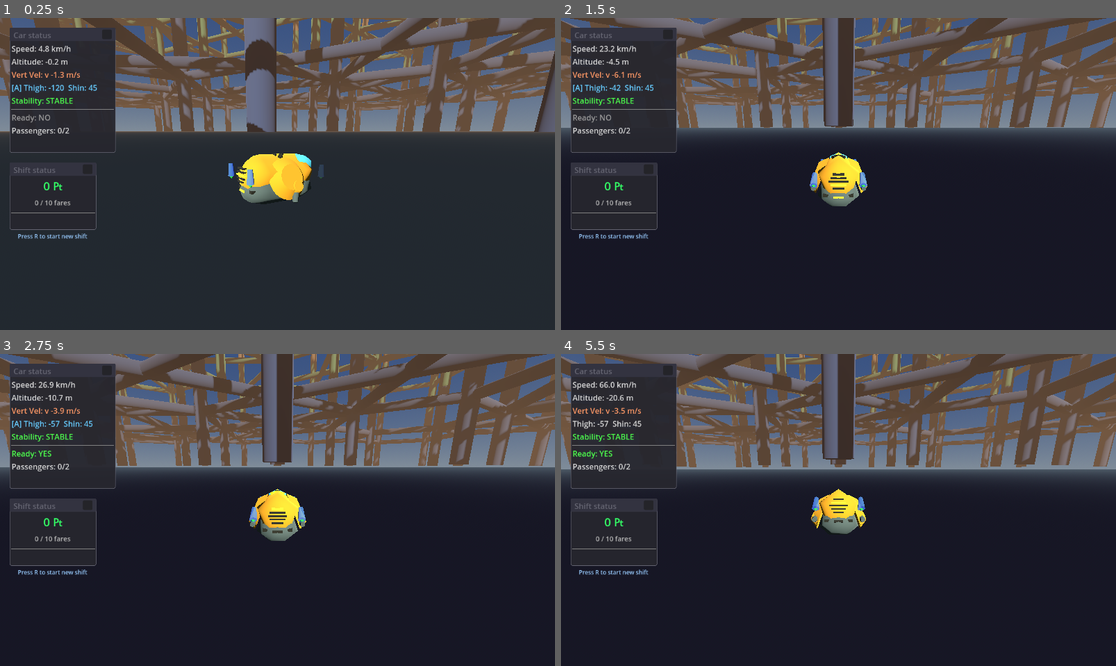
Above: before the commit, frames 1-4 (two rows, left to right).
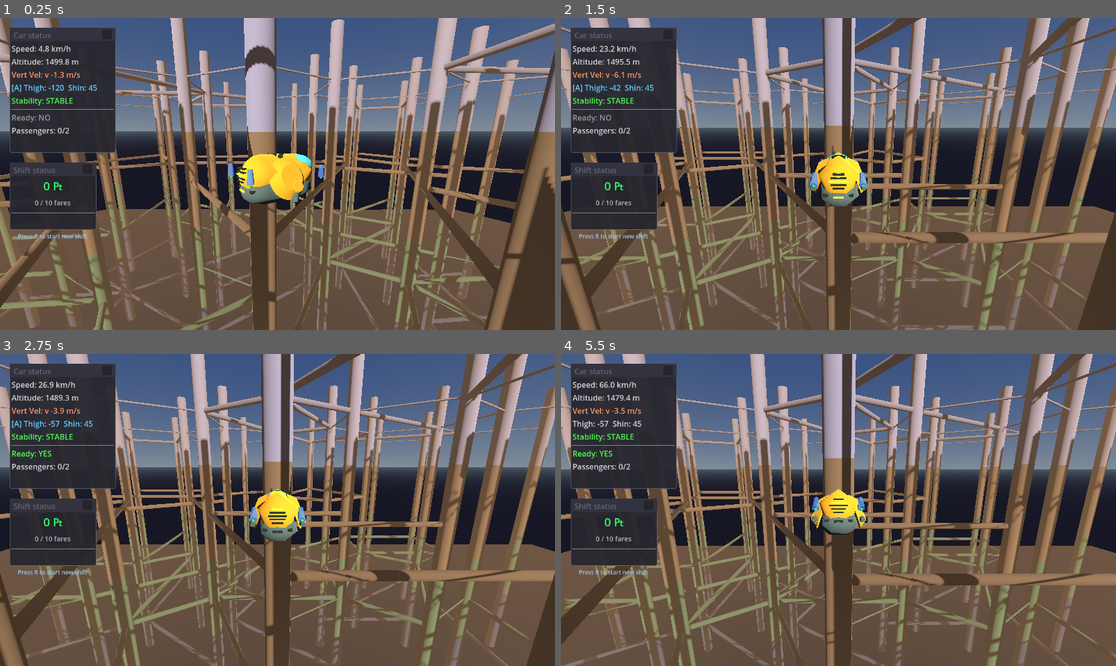
Above: after the commit, the same moments.

Repository: TaxiService/fcar
Game: Godot game, scene res://city/city_test.tscn
The game is run twice, just before and just after one commit, with the same random seed, the same clock (stepped at 60 frames per second) and the same inputs. This scene is started directly instead of the project's main scene.
Inputs (mouse positions are in pixels of both pictures, inside the frame that each line leads up to):
- Up to frame 1 (0.25 s): no input
- Up to frame 2 (1.5 s): tap R (toggle_ready_for_fares) at 0.5, 1.25 s; move the mouse to (866, 174) at 0.52 s; hold C (crouch) 0.53-1.28 s; hold W (forward) from 0.53 s (still down); click (866, 174) at 0.67 s; tap Space (jump) at 0.77 s; move the mouse to (810, 174) at 1.27 s; tap T (eject_passengers) at 1.35 s
- Up to frame 3 (2.75 s): keep holding W (forward); tap Space (jump) at 1.52 s; tap R (toggle_ready_for_fares) at 2 s; move the mouse to (288, 503) at 2.02 s; tap V (toggle_auto_hover) at 2.1 s
- Up to frame 4 (5.5 s): keep holding W (forward); tap R (toggle_ready_for_fares) at 2.75, 3.5, 3.6, 4.25 s; move the mouse to (832, 516) at 2.77 s; tap Ctrl (toggle_com_compensation) at 2.85 s; click (832, 516) at 2.92 s; tap Space (jump) at 3.02, 3.77, 4.52 s; move the mouse to (877, 513) at 3.52 s; move the mouse to (794, 506) at 4.27 s; tap Alt at 4.35 s; move the mouse to (844, 510) at 5.02 s; hold Shift from 5.03 s (still down); click (844, 510) at 5.17 s

The runs differ from the first frame. In frame 1, 68% of the frame differs, in the area x 0-100%, y 0-100%; in frame 2, 67%; in frame 3, 67%; in frame 4, 67%.

Commit message:
Per-biome edge patterns, weighted crosslinks, overlap avoidance
- Separate radii for edge connectors (4m) vs crosslinks (12m)
- Edge patterns now specified per-biome via biome_edge_patterns array
- Edge patterns no longer rotate (deterministic placement)
- Crosslinks use weighted random selection via pattern_weights dict
- Track used edges to prevent overlapping connectors
- Revised crosslink pattern library with new shapes

Co-Authored-By: Claude Opus 4.5 <noreply@anthropic.com>

Diff:
--- a/city/CityGenerator.gd
+++ b/city/CityGenerator.gd
@@ -14,25 +14,53 @@
 @export var biome_count: int = 4  # Number of vertical sections
 
 # Connector settings
-@export var connector_radius: float = 10.0  # 20m diameter beams
+@export var edge_connector_radius: float = 4.0  # Edge connectors (along hex edges)
+@export var crosslink_radius: float = 12.0  # Crosslinks (internal pattern connectors)
 @export var connectors_per_biome: int = 1  # How many connector levels per biome section
+
+# Edge connector patterns - which hex edges to connect (vertices 0-5, edges are adjacent pairs)
+const EDGE_PATTERNS = {
+	"none": [],
+	"full": [[0,1], [1,2], [2,3], [3,4], [4,5], [5,0]],  # all 6 edges
+	"half_a": [[0,1], [2,3], [4,5]],  # alternating
+	"half_b": [[1,2], [3,4], [5,0]],  # alternating offset
+	"single": [[0,1]],  # just one edge
+}
+
+# Per-biome edge patterns (index = biome, from bottom to top)
+# Each biome uses exactly the pattern specified here
+@export var biome_edge_patterns: Array[String] = ["none", "none", "none", "full"]
 
 # Crosslink pattern library - vertex pairs within a hexagon (vertices 0-5)
 # These connect non-adjacent spires inside each hex
 const CROSSLINK_PATTERNS = {
-	"empty": [],
-	"cross": [[0, 3], [1, 4]],
-	"cross_alt": [[0, 3], [2, 5]],
-	"dagger": [[0, 3], [1, 5], [2, 4]],  # All opposite pairs
-	"triangle": [[0, 2], [2, 4], [4, 0]],
-	"triangle_alt": [[1, 3], [3, 5], [5, 1]],
-	"star": [[0, 2], [1, 3], [2, 4], [3, 5], [4, 0], [5, 1]],
-	"rect": [[0, 1], [1, 3], [3, 4], [4, 0]],
-	"single": [[0, 3]],  # Just one through line
+	"empty": [], # an empty gridblock
+	"full": [[0,1], [1,2], [2,3], [3,4], [4,5], [5,0]], # a full hexagon
+	"single": [[0, 3]],  # just one through line
+	"double":[[0, 4], [1, 3]], # two parallel lines
+	"cross": [[0, 3], [1, 4]], # two crossing lines
+	"dagger": [[0, 3], [1, 5]], # typographic dagger
+	"dagger_strk": [[0, 3], [1, 5], [2, 4]], # double dagger
+	"tri_norm": [[0, 2], [2, 4], [4, 0]], # a triangle
+	"tri_strk": [[1, 3], [3, 5], [5, 1], [2, 4]], # a triangle struck by a line
+	"zed_strk": [[0, 3], [1, 2], [4, 5], [5, 2]], # a Z shape struck by a line
+	"rect": [[0, 1], [1, 3], [3, 4], [4, 0]], # a rectangle
+	"kite": [[0, 2], [2, 4] , [4, 5], [5, 0]], # a kite
+
 }
 
-# Which patterns to use (can be customized)
-@export var enabled_patterns: Array[String] = ["empty", "cross", "dagger", "triangle", "single"]
+# Pattern weights - which patterns to use and how likely (higher = more common)
+# Only patterns listed here will be used; missing = not used
+@export var pattern_weights: Dictionary = {
+	"empty": 3.0,       # more common - open spaces
+	"single": 2.0,
+	"double": 2.0,
+	"dagger": 0.5,
+	"dagger_strk": 0.5, # less common
+	"zed_strk": 0.5,
+	"rect": 1.0,
+	"kite": 1.0,
+}
 
 # Visual settings
 @export var biome_colors: Array[Color] = [
@@ -47,6 +75,9 @@
 var hex_centers: Array[Vector2] = []  # Hex center positions (2D, xz plane)
 var hex_vertex_lists: Array = []  # Array of vertex position arrays (one per hex, 6 vertices each)
 var connector_edges: Array = []  # Array of [Vector3, Vector3] pairs for edge connector endpoints
+
+# Track used edges per hex per biome to avoid overlaps: { hex_idx: { biome_idx: Set of "v1,v2" strings } }
+var used_edges: Dictionary = {}
 
 # Debug settings
 @export var show_ground_grid: bool = true
@@ -129,6 +160,7 @@
 	hex_centers.clear()
 	hex_vertex_lists.clear()
 	connector_edges.clear()
+	used_edges.clear()
 
 	for child in spires_container.get_children():
 		child.queue_free()
@@ -266,46 +298,94 @@
 
 
 func _generate_connectors():
+	if biome_edge_patterns.is_empty():
+		print("  Edge connectors disabled (no patterns configured)")
+		return
+
 	var biome_height = spire_height / biome_count
 	var connector_count = 0
 
-	for edge_idx in range(connector_edges.size()):
-		var edge = connector_edges[edge_idx]
-		var start_pos: Vector3 = edge[0]
-		var end_pos: Vector3 = edge[1]
-
-		# Create connectors at each biome level
+	# Generate per-hex per-biome
+	for hex_idx in range(hex_vertex_lists.size()):
+		var vertices = hex_vertex_lists[hex_idx]
+
+		# Initialize used_edges tracking for this hex
+		if not used_edges.has(hex_idx):
+			used_edges[hex_idx] = {}
+
 		for biome_idx in range(biome_count):
-			# Calculate heights for this biome's connectors
+			# Initialize biome tracking
+			if not used_edges[hex_idx].has(biome_idx):
+				used_edges[hex_idx][biome_idx] = {}
+
+			# Get pattern for this biome (use "none" if index out of bounds)
+			var pattern_name = biome_edge_patterns[biome_idx] if biome_idx < biome_edge_patterns.size() else "none"
+			var pattern = EDGE_PATTERNS.get(pattern_name, [])
+
+			if pattern.is_empty():
+				continue
+
+			# Calculate height for this biome
 			var biome_base = biome_height * biome_idx
 			for conn_idx in range(connectors_per_biome):
-				# Distribute connectors evenly within the biome
 				var height_offset = biome_height * (conn_idx + 0.5) / connectors_per_biome
 				var connector_y = biome_base + height_offset
 
-				var connector = _create_connector(start_pos, end_pos, connector_y, biome_idx)
-				connector.name = "EdgeConn_%d_B%d_%d" % [edge_idx, biome_idx, conn_idx]
-				connectors_container.add_child(connector)
-				connector_count += 1
+				for pair in pattern:
+					var v1_idx = pair[0]
+					var v2_idx = pair[1]
+
+					# Mark this edge as used
+					var edge_key = _make_edge_key_indices(v1_idx, v2_idx)
+					used_edges[hex_idx][biome_idx][edge_key] = true
+
+					var start_pos = vertices[v1_idx]
+					var end_pos = vertices[v2_idx]
+
+					var connector = _create_connector(start_pos, end_pos, connector_y, biome_idx, edge_connector_radius)
+					connector.name = "EdgeConn_%d_B%d_%s_%d" % [hex_idx, biome_idx, pattern_name, connector_count]
+					connectors_container.add_child(connector)
+					connector_count += 1
 
 	print("  Generated %d edge connector beams" % connector_count)
 
 
+func _make_edge_key_indices(v1: int, v2: int) -> String:
+	# Consistent key regardless of order
+	if v1 < v2:
+		return "%d-%d" % [v1, v2]
+	else:
+		return "%d-%d" % [v2, v1]
+
+
 func _generate_crosslinks():
-	if enabled_patterns.is_empty():
+	if pattern_weights.is_empty():
 		print("  No crosslink patterns enabled")
 		return
 
 	var biome_height = spire_height / biome_count
 	var crosslink_count = 0
+	var skipped_count = 0
+
+	# Precompute total weight for weighted random selection
+	var total_weight = 0.0
+	for pattern_name in pattern_weights:
+		total_weight += pattern_weights[pattern_name]
 
 	for hex_idx in range(hex_vertex_lists.size()):
 		var vertices = hex_vertex_lists[hex_idx]
 
+		# Initialize used_edges tracking if not already done
+		if not used_edges.has(hex_idx):
+			used_edges[hex_idx] = {}
+
 		# For each biome level, roll a pattern
 		for biome_idx in range(biome_count):
-			# Pick random pattern
-			var pattern_name = enabled_patterns[randi() % enabled_patterns.size()]
+			if not used_edges[hex_idx].has(biome_idx):
+				used_edges[hex_idx][biome_idx] = {}
+
+			# Pick random pattern using weights
+			var pattern_name = _pick_weighted_pattern(total_weight)
 			var pattern = CROSSLINK_PATTERNS.get(pattern_name, [])
 
 			if pattern.is_empty():
@@ -326,18 +406,40 @@
 					var v1_idx = (pair[0] + rotation) % 6
 					var v2_idx = (pair[1] + rotation) % 6
 
+					# Check if this edge is already used (by edge connectors)
+					var edge_key = _make_edge_key_indices(v1_idx, v2_idx)
+					if used_edges[hex_idx][biome_idx].has(edge_key):
+						skipped_count += 1
+						continue
+
+					# Mark as used to avoid duplicate crosslinks too
+					used_edges[hex_idx][biome_idx][edge_key] = true
+
 					var start_pos = vertices[v1_idx]
 					var end_pos = vertices[v2_idx]
 
-					var connector = _create_connector(start_pos, end_pos, connector_y, biome_idx)
+					var connector = _create_connector(start_pos, end_pos, connector_y, biome_idx, crosslink_radius)
 					connector.name = "Crosslink_%d_B%d_%s_%d" % [hex_idx, biome_idx, pattern_name, crosslink_count]
 					connectors_container.add_child(connector)
 					crosslink_count += 1
 
-	print("  Generated %d crosslink beams" % crosslink_count)
-
-
-func _create_connector(start: Vector3, end: Vector3, height: float, biome_idx: int) -> Node3D:
+	print("  Generated %d crosslink beams (skipped %d overlaps)" % [crosslink_count, skipped_count])
+
+
+func _pick_weighted_pattern(total_weight: float) -> String:
+	var roll = randf() * total_weight
+	var cumulative = 0.0
+
+	for pattern_name in pattern_weights:
+		cumulative += pattern_weights[pattern_name]
+		if roll <= cumulative:
+			return pattern_name
+
+	# Fallback (shouldn't happen)
+	return pattern_weights.keys()[0] if not pattern_weights.is_empty() else "empty"
+
+
+func _create_connector(start: Vector3, end: Vector3, height: float, biome_idx: int, radius: float) -> Node3D:
 	var connector_root = Node3D.new()
 
 	# Calculate position and rotation
@@ -352,8 +454,8 @@
 	# Create cylinder mesh (horizontal)
 	var mesh_instance = MeshInstance3D.new()
 	var cylinder = CylinderMesh.new()
-	cylinder.top_radius = connector_radius
-	cylinder.bottom_radius = connector_radius
+	cylinder.top_radius = radius
+	cylinder.bottom_radius = radius
 	cylinder.height = length - spire_radius * 2  # Subtract spire radius from each end
 	mesh_instance.mesh = cylinder
 
--- a/city/city_test.tscn
+++ b/city/city_test.tscn
@@ -49,15 +49,16 @@
 hex_edge_length = 420.0
 grid_rings = 3
 spire_radius = 30.0
-connector_radius = 20.0
-fcar_spawn_height = 750.0
+biome_edge_patterns = Array[String](["none", "single", "none", "half_a"])
+fcar_spawn_height = 1750.0
 
 [node name="Camera3D" type="Camera3D" parent="." node_paths=PackedStringArray("target")]
-transform = Transform3D(1, 0, 0, 0, 0.9961948, 0.08715568, 0, -0.08715568, 0.9961948, -2.2765515, 2.07618, 7.6534176)
+transform = Transform3D(1, 0, 0, 0, 0.9961948, 0.08715568, 0, -0.08715568, 0.9961948, -2.2765515, 1500, 7.6534176)
 script = ExtResource("3_yage8")
 target = NodePath("../FCar")
 
 [node name="FCar" parent="." instance=ExtResource("2_tegu2")]
+transform = Transform3D(1, 0, 0, 0, 1, 0, 0, 0, 1, 0, 1500, 0)
 
 [node name="FreeCam" type="Camera3D" parent="."]
 transform = Transform3D(1, 0, 0, 0, 0.965, 0.259, 0, -0.259, 0.965, 0, 500, 800)
